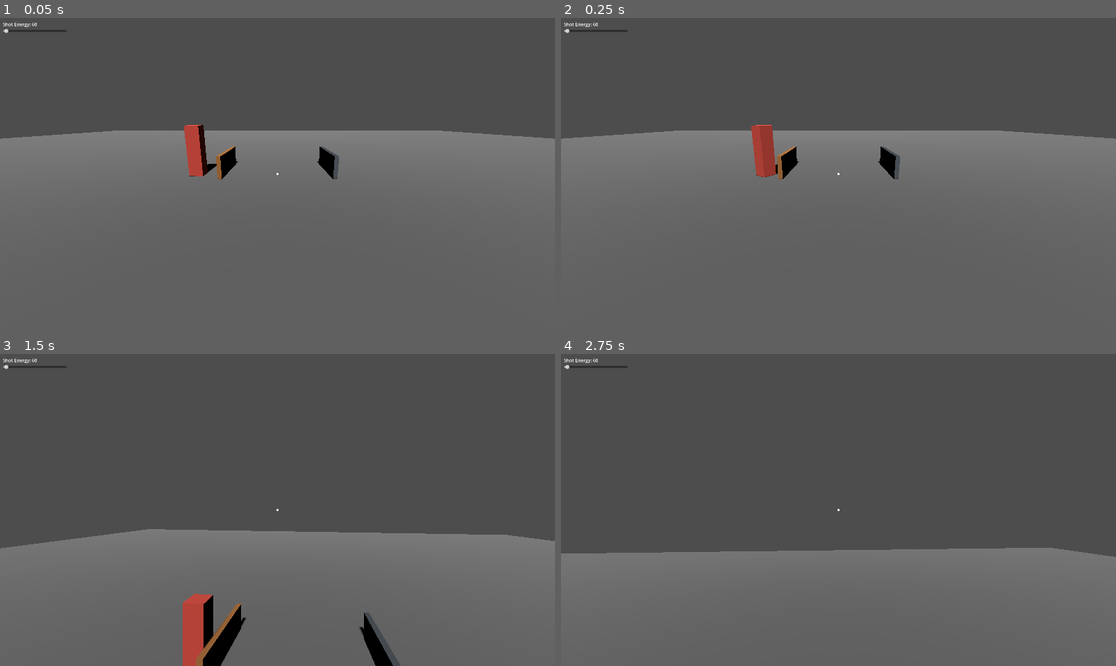
Above: before the commit, frames 1-4 (two rows, left to right).
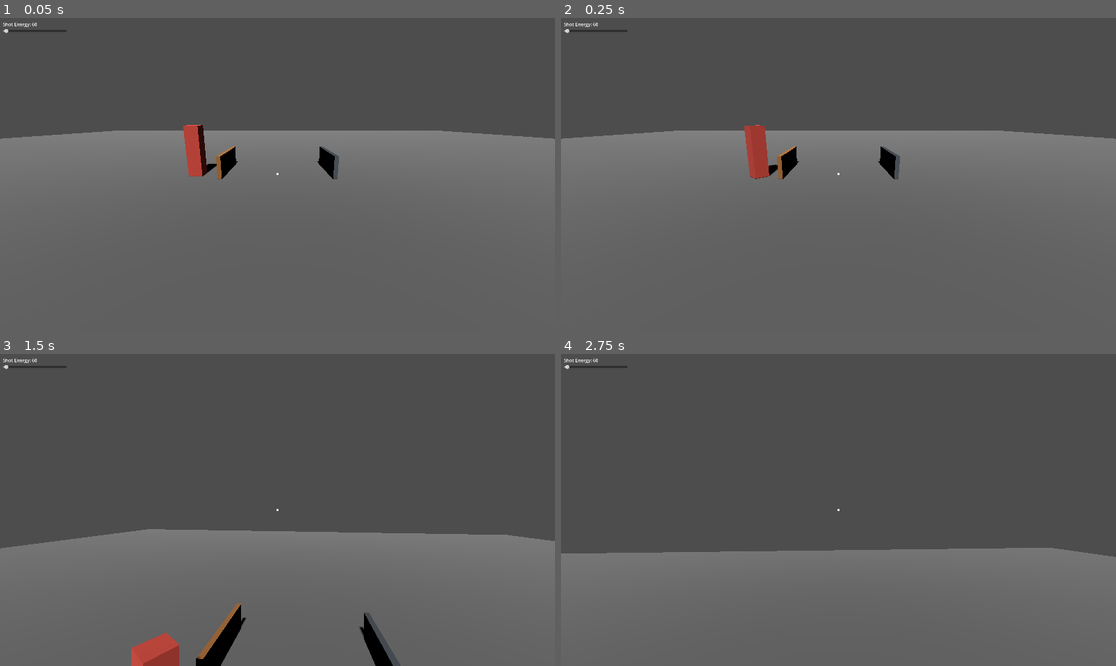
Above: after the commit, the same moments.

Repository: shisatum/clean-cuts
Game: Godot game, scene res://scenes/main.tscn
The game is run twice, just before and just after one commit, with the same random seed, the same clock (stepped at 60 frames per second) and the same inputs.
Inputs (mouse positions are in pixels of both pictures, inside the frame that each line leads up to):
- Up to frame 1 (0.05 s): no input
- Up to frame 2 (0.25 s): no input
- Up to frame 3 (1.5 s): tap Enter at 0.5 s; move the mouse to (305, 510) at 0.52 s; hold E 0.53-1.28 s; hold W from 0.53 s (still down); click (305, 510) at 0.67 s; move the mouse to (249, 510) at 1.27 s; tap Q at 1.35 s; click (249, 510) at 1.42 s
- Up to frame 4 (2.75 s): keep holding W; move the mouse to (849, 503) at 2.02 s; hold Shift from 2.03 s (still down); click (849, 503) at 2.17 s

The runs differ from the first frame. In frame 1, less than 0.1% of the frame differs, in the area x 32-38%, y 34-51%; in frame 2, 0.4%; in frame 3, 1.8%, in the area x 23-41%, y 76-100%; in frame 4, nothing differs.

Commit message:
M5: enemy chases player; add right-click machine gun
- enemy.gd: replace fixed-axis patrol with direct XZ chase toward the
  camera. Removes patrol_range, _patrol_origin, _move_dir.
- fly_camera.gd: right-click fires a repeating burst at 0.08 s intervals
  (MACHINEGUN_INTERVAL) for as long as the button is held.

Co-Authored-By: Claude Sonnet 4.6 <noreply@anthropic.com>

Diff:
--- a/scripts/enemy.gd
+++ b/scripts/enemy.gd
@@ -4,36 +4,33 @@
 ## Fraction of initial mass that must be destroyed to kill this enemy (0.5 = 50%).
 @export var death_threshold: float = 0.5
 @export var move_speed: float = 1.5
-## Half-width of the patrol path along the X axis.
-@export var patrol_range: float = 3.0
 
 var _initial_voxel_count: int = 0
 var _dead: bool = false
-var _move_dir: float = 1.0
-var _patrol_origin: Vector3
+var _player: Node3D
 
 func _ready() -> void:
 	super()
-	# Stay upright while alive; unlocked on death so the body can tip over.
 	axis_lock_angular_x = true
 	axis_lock_angular_z = true
-	_patrol_origin = global_position
+	_player = get_viewport().get_camera_3d()
 	mass_changed.connect(_on_mass_changed)
-	# Full box with no holes — total voxel count is simply the grid volume.
 	var dims: Vector3i = VoxelConnectivity.compute_dims(body_size, TARGET_VOXELS)
 	_initial_voxel_count = dims.x * dims.y * dims.z
 
 func _integrate_forces(state: PhysicsDirectBodyState3D) -> void:
-	if _dead:
+	if _dead or not is_instance_valid(_player):
 		return
-	# Reverse direction at patrol limits.
-	var offset: float = state.transform.origin.x - _patrol_origin.x
-	if offset >= patrol_range:
-		_move_dir = -1.0
-	elif offset <= -patrol_range:
-		_move_dir = 1.0
+	var to_player: Vector3 = _player.global_position - state.transform.origin
+	to_player.y = 0.0
 	var vel: Vector3 = state.linear_velocity
-	vel.x = _move_dir * move_speed
+	if to_player.length_squared() > 1.0:
+		var dir: Vector3 = to_player.normalized()
+		vel.x = dir.x * move_speed
+		vel.z = dir.z * move_speed
+	else:
+		vel.x = 0.0
+		vel.z = 0.0
 	state.linear_velocity = vel
 
 func _on_mass_changed(solid_count: int) -> void:
--- a/scripts/fly_camera.gd
+++ b/scripts/fly_camera.gd
@@ -6,6 +6,7 @@
 const ENERGY_STEP := 50.0
 const ENERGY_MIN := 0.0
 const ENERGY_MAX := 2500.0
+const MACHINEGUN_INTERVAL := 0.08
 
 @export var shot_energy: float = 60.0
 
@@ -13,6 +14,7 @@
 var _pitch := 0.0
 var _energy_label: Label
 var _energy_slider: HSlider
+var _mg_timer: Timer
 
 func _ready() -> void:
 	Input.mouse_mode = Input.MOUSE_MODE_CAPTURED
@@ -21,6 +23,10 @@
 	if _energy_slider:
 		_energy_slider.value_changed.connect(_on_slider_changed)
 	_set_energy(shot_energy)
+	_mg_timer = Timer.new()
+	_mg_timer.wait_time = MACHINEGUN_INTERVAL
+	_mg_timer.timeout.connect(_fire)
+	add_child(_mg_timer)
 
 func _set_energy(value: float) -> void:
 	shot_energy = clamp(value, ENERGY_MIN, ENERGY_MAX)
@@ -51,14 +57,20 @@
 		_pitch = clamp(_pitch - event.relative.y * MOUSE_SENSITIVITY, -PI * 0.49, PI * 0.49)
 		rotation = Vector3(_pitch, _yaw, 0.0)
 
-	if event is InputEventMouseButton and event.pressed:
-		match event.button_index:
-			MOUSE_BUTTON_LEFT:
-				_fire()
-			MOUSE_BUTTON_WHEEL_UP:
-				_set_energy(shot_energy + ENERGY_STEP)
-			MOUSE_BUTTON_WHEEL_DOWN:
-				_set_energy(shot_energy - ENERGY_STEP)
+	if event is InputEventMouseButton:
+		if event.pressed:
+			match event.button_index:
+				MOUSE_BUTTON_LEFT:
+					_fire()
+				MOUSE_BUTTON_RIGHT:
+					_fire()
+					_mg_timer.start()
+				MOUSE_BUTTON_WHEEL_UP:
+					_set_energy(shot_energy + ENERGY_STEP)
+				MOUSE_BUTTON_WHEEL_DOWN:
+					_set_energy(shot_energy - ENERGY_STEP)
+		elif event.button_index == MOUSE_BUTTON_RIGHT:
+			_mg_timer.stop()
 
 func _process(delta: float) -> void:
 	if Input.mouse_mode != Input.MOUSE_MODE_CAPTURED:
